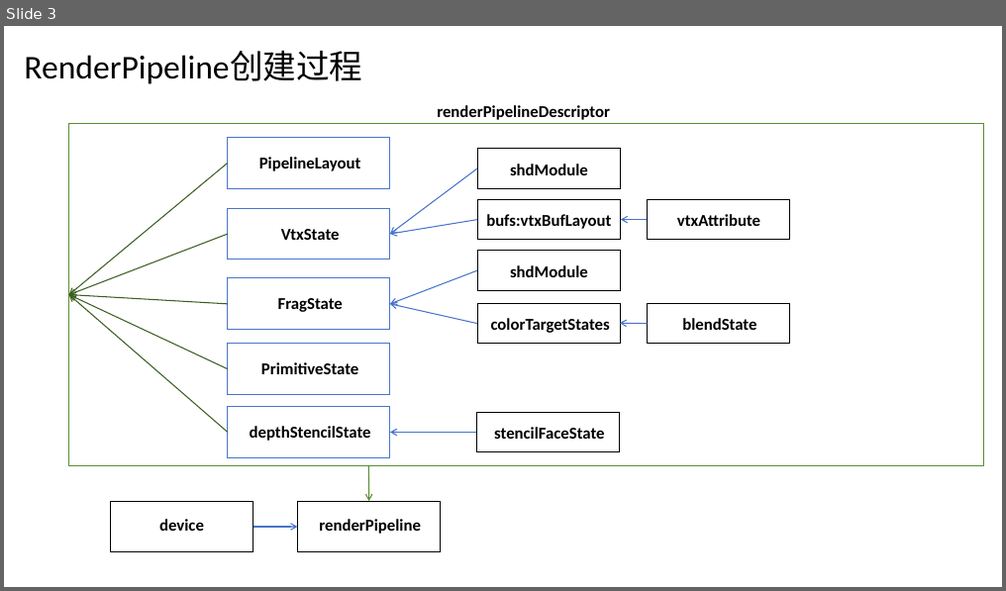
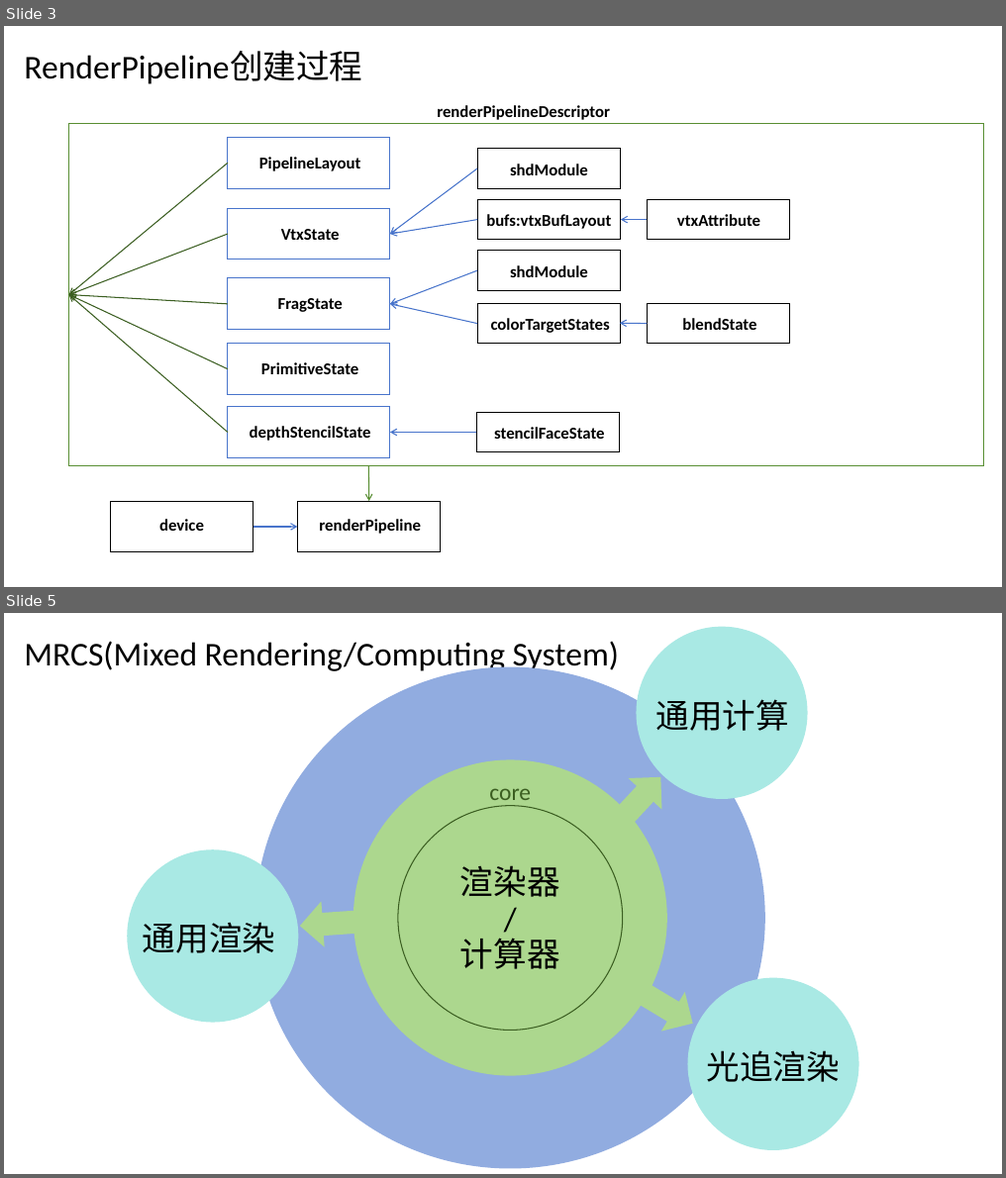
Before and after one commit to vilyLei/voxwebgpu, a slide deck: src/voxgpu/gpu/helper.pptx. Shown one above the other, each under a label of ours: slide 3 before the commit, slides 3 and 5 after it; the slides between them are not shown. The pictures are 1006x591 and 1006x1178 pixels, drawn with LibreOffice and Linux fonts; fonts in the diff are those of the drawing. Boxes give left, top, right and bottom in pixels: in the first picture for what was removed or moved away, otherwise in the second. Text is boxed around its words. In the diff, an @@ line names an element or a change of style, - is before the commit and + after.

```diff
--- a/src/voxgpu/gpu/helper.pptx
+++ b/src/voxgpu/gpu/helper.pptx
@@ slide 5 added at (4,613,1002,1174), background #FFFFFF @@
@@ title added at (24,641,619,674), 32 pt, text #000000 @@
+MRCS(Mixed Rendering/Computing System)
@@ ellipse added at (637,627,808,799), fill #A9E9E4 @@
@@ ellipse added at (255,666,765,1169), fill #91ACE0 @@
@@ text added at (656,699,789,731), 32 pt, text #000000 @@
+通用计算
@@ ellipse added at (353,760,667,1075), fill #ACD78E @@
@@ text added at (489,788,531,807), 22.4 pt, text #3A5E21 @@
+core
@@ right arrow added at (606,761,678,835), fill #ACD78E @@
@@ ellipse added at (398,806,623,1031), outline #3A5E21 1 pt @@
@@ ellipse added at (127,850,298,1023), fill #A9E9E4 @@
@@ text added at (460,865,560,969), 32 pt, text #000000 @@
+渲染器
+/
+计算器
@@ right arrow added at (298,899,358,949), fill #ACD78E @@
@@ text added at (143,922,275,954), 32 pt, text #000000 @@
+通用渲染
@@ right arrow added at (629,972,705,1044), fill #ACD78E @@
@@ ellipse added at (687,978,859,1152), fill #A9E9E4 @@
@@ text added at (706,1051,839,1082), 32 pt, text #000000 @@
+光追渲染
```
Also in this commit, not shown: 1 other slide added, 15 other files.
